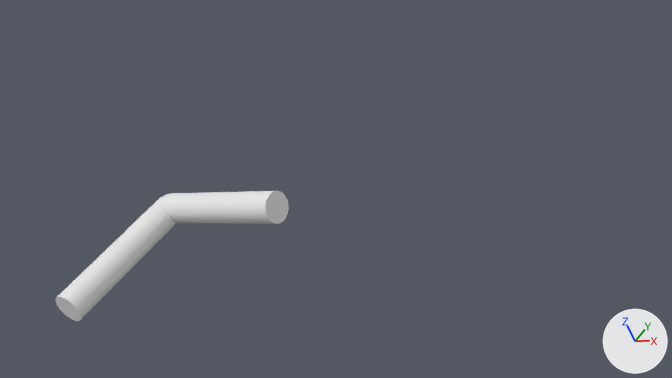
The Blender file 2dof-arm-02/bazo_02.blend: old version first, new version second.
Rendered twice from the file's camera 'Camera'. Lighting does not change. The marker at lower right points along +X, +Y and +Z.

Names of what the first picture shows: 'cil1', 'cil2'.
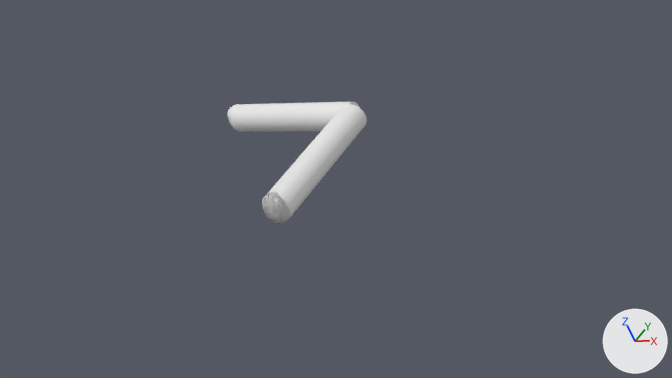
Pixel boxes [x1, y1, x2, y2] of what changed, in the pictures (672 x 378 px):
'cil2', moved, turned
    before: [55, 196, 176, 321]
    after: [231, 102, 360, 132]
'cil1', moved, turned
    before: [163, 191, 289, 224]
    after: [265, 104, 367, 217]
'shpere74', added
    after: [262, 191, 290, 224]
'shpere0', added
    after: [227, 104, 239, 128]
'shpere152', added
    after: [262, 196, 286, 223]

The change, as a list of edits to the scene's bpy script:
```text
Add me_basic_sphere_165:
    me_basic_sphere_165.from_pydata([(0.0, 0.5, 0.0), (0.433, -0.25, 0.0), (0.0, 0.0, 0.5), (-0.433, -0.25, 0.0), (0.0, 0.0, -0.5)], [], [(4, 0, 1), (0, 2, 1), (4, 1, 3), (1, 2, 3), (4, 3, 0), (3, 2, 0)])
    me_basic_sphere_165.polygons.foreach_set('use_smooth', [True] * 6)
Change ob_cil1:
    ob_cil1.location: (-1.0, 0.0, 0.0) -> (-0.052, 0.999, 0.0)
    ob_cil1.rotation_euler: (0.0, 1.571, 3.142) -> (0.0, 1.571, 1.623)  # degrees (0, 90, 180) -> degrees (0, 90, 93)
Change ob_cil2:
    ob_cil2.location: (-2.0, -1.0, 0.0) -> (-1.098, 1.945, 0.105)
    ob_cil2.rotation_euler: (-1.571, 0.0, 3.142) -> (-1.466, 0.0, 1.623)  # degrees (-90, 0, 180) -> degrees (-84, 0, 93)
Add ob_shpere152:
    ob_shpere152 = bpy.data.objects.new('shpere152', me_basic_sphere_165)
    ob_shpere152.location = (0.0, 0.0, 0.0)
    _m = ob_shpere152.modifiers.new('Subdivision', 'SUBSURF')
Add ob_shpere74:
    ob_shpere74 = bpy.data.objects.new('shpere74', me_basic_sphere_165.copy())
    ob_shpere74.location = (0.0, 0.0, 0.0)
    _m = ob_shpere74.modifiers.new('Subdivision', 'SUBSURF')
Add ob_shpere0:
    ob_shpere0 = bpy.data.objects.new('shpere0', me_basic_sphere_165.copy())
    ob_shpere0.location = (-2.091, 1.893, 0.209)
    _m = ob_shpere0.modifiers.new('Subdivision', 'SUBSURF')
```
